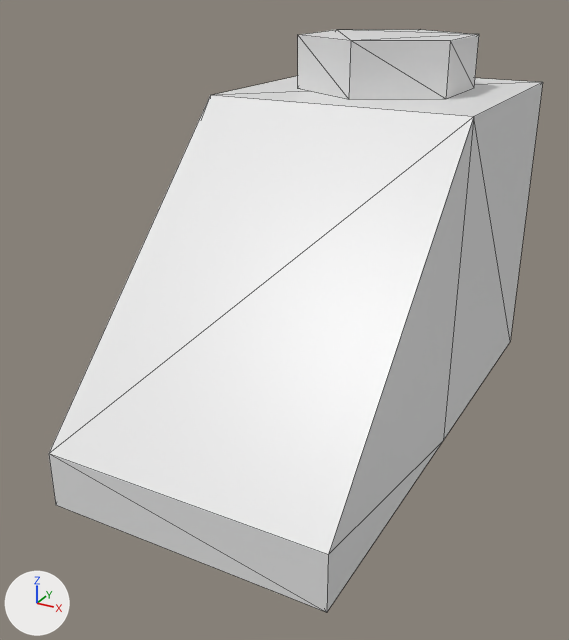
Before and after pictures for a commit that changed the glTF model kitbasher-game/assets/models/2x1_slanted.glb.
Rendered twice from a camera (50 mm lens) standing at (6.02, -12.62, 5.08) and looking at (-0.43, -0.88, -0.79). Every picture has the same lights, and +X, +Y and +Z are marked at lower left. Mesh edges are drawn as thin lines. Where no turn or scale is listed for an object, it has been applied to the vertices.

The first picture shows 'Block'.
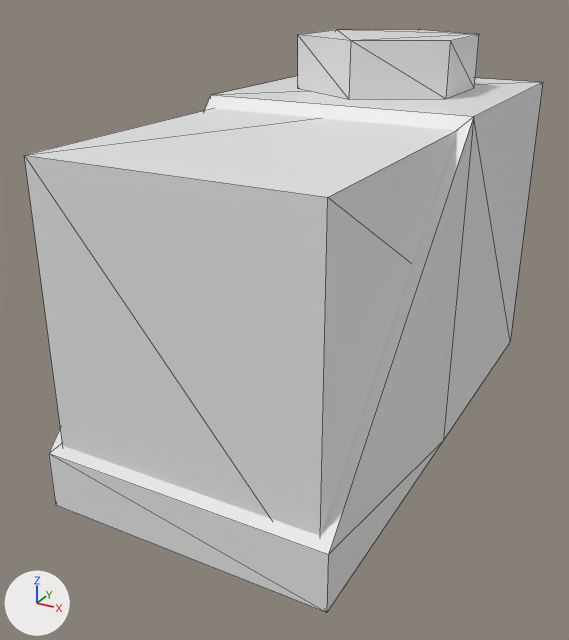
What the commit changed:
Mesh me_cube_001 is new.
It is a box spanning x -2.31..2.31, y -4.86..4.86, z -2.8..2.8.
Object 'bbox' (ob_bbox) is new; it shows me_cube_001.
Its location is (0.0, 0.0, 0.0).

Where the change shows, as pixel boxes [x1, y1, x2, y2] in the pictures (569 x 640 px):
'bbox', added: after [24, 108, 457, 536]
